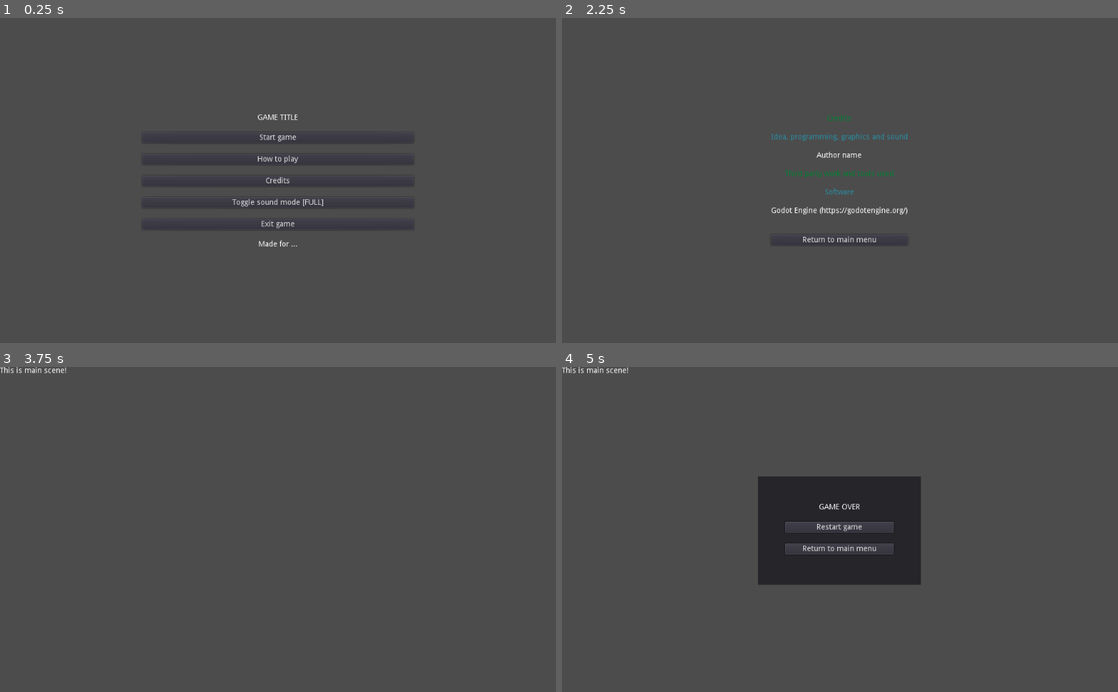
Above: before the commit, frames 1-4 (two rows, left to right).
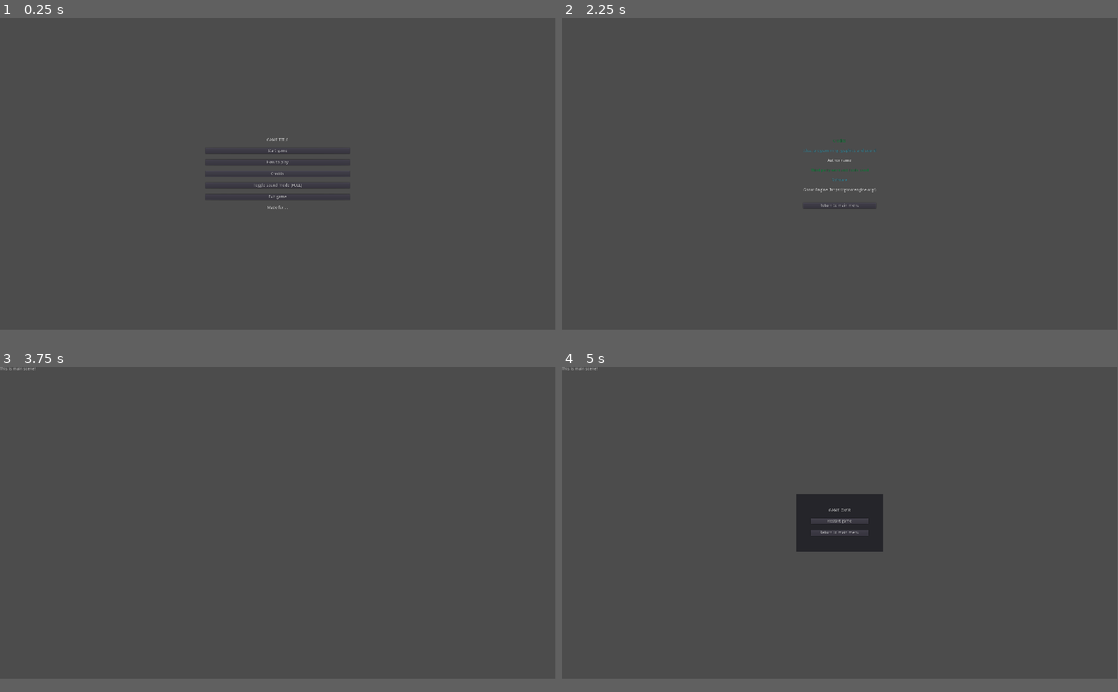
Above: after the commit, the same moments.

Repository: moisesjbc/island-jam-5
Game: Godot game, scene res://menus/main_menu/main_menu.tscn
Two runs of this game, one before a commit and one after it. Both use one fixed random seed, a clock stepped at 60 frames per second and the inputs below.
Inputs:
- Up to frame 1 (0.25 s): no input
- Up to frame 2 (2.25 s): click "How to play" at 0.5 s; click "Return to main menu" at 1.25 s; click "Credits" at 2 s
- Up to frame 3 (3.75 s): click "Return to main menu" at 2.75 s; click "Start game" at 3.5 s
- Up to frame 4 (5 s): tap Enter at 4.25 s; hold Up (ui_up) from 4.28 s (still down)
In our replay, the window is 800x468 before the commit and 799x449 after it. These sizes can differ from the game's own. Grey fills any space a smaller window leaves; there, only what the larger window draws over its background counts as a difference.

The runs differ from the first frame. In frame 1, 0.6% of the frame differs, in the area x 36-63%, y 29-71%; in frame 2, 0.9%; in frame 3, 0.1%; in frame 4, 7.5%, in the area x 0-65%, y 0-67%.

Commit message:
Resolution increased to 1920x1080

Diff:
--- a/godot-project/menus/credits_menu/credits_menu.tscn
+++ b/godot-project/menus/credits_menu/credits_menu.tscn
@@ -3,209 +3,70 @@
 [ext_resource path="res://menus/credits_menu/credits_menu.gd" type="Script" id=1]
 
 [node name="credits_menu" type="CanvasLayer"]
-
-layer = 1
-offset = Vector2( 0, 0 )
-rotation = 0.0
-scale = Vector2( 1, 1 )
-transform = Transform2D( 1, 0, 0, 1, 0, 0 )
 script = ExtResource( 1 )
 
-[node name="CenterContainer" type="CenterContainer" parent="." index="0"]
+[node name="CenterContainer" type="CenterContainer" parent="."]
+anchor_right = 1.0
+anchor_bottom = 1.0
 
-anchor_left = 0.0
-anchor_top = 0.0
-anchor_right = 0.0
-anchor_bottom = 0.0
-margin_right = 1022.0
-margin_bottom = 599.0
-rect_pivot_offset = Vector2( 0, 0 )
-rect_clip_content = false
-mouse_filter = 0
-mouse_default_cursor_shape = 0
-size_flags_horizontal = 1
-size_flags_vertical = 1
-use_top_left = false
+[node name="VBoxContainer" type="VBoxContainer" parent="CenterContainer"]
+margin_left = 834.0
+margin_top = 419.0
+margin_right = 1086.0
+margin_bottom = 660.0
+custom_constants/separation = 20
 
-[node name="VBoxContainer" type="VBoxContainer" parent="CenterContainer" index="0"]
-
-anchor_left = 0.0
-anchor_top = 0.0
-anchor_right = 0.0
-anchor_bottom = 0.0
-margin_left = 385.0
-margin_top = 179.0
-margin_right = 637.0
-margin_bottom = 420.0
-rect_pivot_offset = Vector2( 0, 0 )
-rect_clip_content = false
-mouse_filter = 1
-mouse_default_cursor_shape = 0
-size_flags_horizontal = 1
-size_flags_vertical = 1
-custom_constants/separation = 20
-alignment = 0
-_sections_unfolded = [ "custom_constants" ]
-
-[node name="title" type="Label" parent="CenterContainer/VBoxContainer" index="0"]
-
-anchor_left = 0.0
-anchor_top = 0.0
-anchor_right = 0.0
-anchor_bottom = 0.0
+[node name="title" type="Label" parent="CenterContainer/VBoxContainer"]
 margin_right = 252.0
 margin_bottom = 14.0
-rect_pivot_offset = Vector2( 0, 0 )
-rect_clip_content = false
-mouse_filter = 2
-mouse_default_cursor_shape = 0
-size_flags_horizontal = 1
-size_flags_vertical = 4
 custom_colors/font_color = Color( 0, 0.519531, 0.202942, 1 )
 text = "Credits"
 align = 1
-percent_visible = 1.0
-lines_skipped = 0
-max_lines_visible = -1
-_sections_unfolded = [ "custom_colors", "custom_fonts" ]
 
-[node name="own_work_title" type="Label" parent="CenterContainer/VBoxContainer" index="1"]
-
-anchor_left = 0.0
-anchor_top = 0.0
-anchor_right = 0.0
-anchor_bottom = 0.0
+[node name="own_work_title" type="Label" parent="CenterContainer/VBoxContainer"]
 margin_top = 34.0
 margin_right = 252.0
 margin_bottom = 48.0
-rect_pivot_offset = Vector2( 0, 0 )
-rect_clip_content = false
-mouse_filter = 2
-mouse_default_cursor_shape = 0
-size_flags_horizontal = 1
-size_flags_vertical = 4
 custom_colors/font_color = Color( 0.160784, 0.556863, 0.647059, 1 )
 text = "Idea, programming, graphics and sound"
 align = 1
-percent_visible = 1.0
-lines_skipped = 0
-max_lines_visible = -1
-_sections_unfolded = [ "Margin", "custom_colors", "custom_fonts" ]
 
-[node name="name_title" type="Label" parent="CenterContainer/VBoxContainer" index="2"]
-
-anchor_left = 0.0
-anchor_top = 0.0
-anchor_right = 0.0
-anchor_bottom = 0.0
+[node name="name_title" type="Label" parent="CenterContainer/VBoxContainer"]
 margin_top = 68.0
 margin_right = 252.0
 margin_bottom = 82.0
-rect_pivot_offset = Vector2( 0, 0 )
-rect_clip_content = false
-mouse_filter = 2
-mouse_default_cursor_shape = 0
-size_flags_horizontal = 1
-size_flags_vertical = 4
 text = "Author name"
 align = 1
-percent_visible = 1.0
-lines_skipped = 0
-max_lines_visible = -1
-_sections_unfolded = [ "Margin", "custom_fonts" ]
 
-[node name="third_party_work_title" type="Label" parent="CenterContainer/VBoxContainer" index="3"]
-
-anchor_left = 0.0
-anchor_top = 0.0
-anchor_right = 0.0
-anchor_bottom = 0.0
+[node name="third_party_work_title" type="Label" parent="CenterContainer/VBoxContainer"]
 margin_top = 102.0
 margin_right = 252.0
 margin_bottom = 116.0
-rect_pivot_offset = Vector2( 0, 0 )
-rect_clip_content = false
-mouse_filter = 2
-mouse_default_cursor_shape = 0
-size_flags_horizontal = 1
-size_flags_vertical = 4
 custom_colors/font_color = Color( 0, 0.519531, 0.202942, 1 )
 text = "Third party work and tools used"
 align = 1
-percent_visible = 1.0
-lines_skipped = 0
-max_lines_visible = -1
-_sections_unfolded = [ "custom_colors", "custom_fonts" ]
 
-[node name="software_title" type="Label" parent="CenterContainer/VBoxContainer" index="4"]
-
-anchor_left = 0.0
-anchor_top = 0.0
-anchor_right = 0.0
-anchor_bottom = 0.0
+[node name="software_title" type="Label" parent="CenterContainer/VBoxContainer"]
 margin_top = 136.0
 margin_right = 252.0
 margin_bottom = 150.0
-rect_pivot_offset = Vector2( 0, 0 )
-rect_clip_content = false
-mouse_filter = 2
-mouse_default_cursor_shape = 0
-size_flags_horizontal = 1
-size_flags_vertical = 4
 custom_colors/font_color = Color( 0.160784, 0.556863, 0.647059, 1 )
 text = "Software"
 align = 1
-percent_visible = 1.0
-lines_skipped = 0
-max_lines_visible = -1
-_sections_unfolded = [ "Margin", "custom_colors", "custom_fonts" ]
 
-[node name="software" type="Label" parent="CenterContainer/VBoxContainer" index="5"]
-
-anchor_left = 0.0
-anchor_top = 0.0
-anchor_right = 0.0
-anchor_bottom = 0.0
+[node name="software" type="Label" parent="CenterContainer/VBoxContainer"]
 margin_top = 170.0
 margin_right = 252.0
 margin_bottom = 201.0
-rect_pivot_offset = Vector2( 0, 0 )
-rect_clip_content = false
-mouse_filter = 2
-mouse_default_cursor_shape = 0
-size_flags_horizontal = 1
-size_flags_vertical = 4
 text = "Godot Engine (https://godotengine.org/)
 "
 align = 1
-percent_visible = 1.0
-lines_skipped = 0
-max_lines_visible = -1
-_sections_unfolded = [ "Margin", "custom_fonts" ]
 
-[node name="return_to_main_menu_button" type="Button" parent="CenterContainer/VBoxContainer" index="6"]
-
-anchor_left = 0.0
-anchor_top = 0.0
-anchor_right = 0.0
-anchor_bottom = 0.0
+[node name="return_to_main_menu_button" type="Button" parent="CenterContainer/VBoxContainer"]
 margin_top = 221.0
 margin_right = 252.0
 margin_bottom = 241.0
-rect_pivot_offset = Vector2( 0, 0 )
-rect_clip_content = false
-focus_mode = 2
-mouse_filter = 0
-mouse_default_cursor_shape = 0
-size_flags_horizontal = 1
 size_flags_vertical = 2
-toggle_mode = false
-enabled_focus_mode = 2
-shortcut = null
-group = null
 text = "Return to main menu"
-flat = false
-align = 1
-_sections_unfolded = [ "Size Flags", "custom_fonts" ]
 
 [connection signal="pressed" from="CenterContainer/VBoxContainer/return_to_main_menu_button" to="." method="_on_return_to_main_menu_button_pressed"]
--- a/godot-project/menus/game_over_menu/game_over_menu.tscn
+++ b/godot-project/menus/game_over_menu/game_over_menu.tscn
@@ -4,16 +4,15 @@
 
 [node name="game_over_menu" type="CenterContainer"]
 pause_mode = 2
-margin_top = 1.0
-margin_right = 1022.0
-margin_bottom = 603.0
+anchor_right = 1.0
+anchor_bottom = 1.0
 script = ExtResource( 1 )
 
 [node name="panel" type="Panel" parent="."]
-margin_left = 361.0
-margin_top = 201.0
-margin_right = 661.0
-margin_bottom = 401.0
+margin_left = 810.0
+margin_top = 440.0
+margin_right = 1110.0
+margin_bottom = 640.0
 rect_min_size = Vector2( 300, 200 )
 
 [node name="margin" type="MarginContainer" parent="panel"]
--- a/godot-project/menus/how_to_play_menu/how_to_play_menu.tscn
+++ b/godot-project/menus/how_to_play_menu/how_to_play_menu.tscn
@@ -3,186 +3,61 @@
 [ext_resource path="res://menus/credits_menu/credits_menu.gd" type="Script" id=1]
 
 [node name="how_to_play_menu" type="CanvasLayer"]
-
-layer = 1
-offset = Vector2( 0, 0 )
-rotation = 0.0
-scale = Vector2( 1, 1 )
-transform = Transform2D( 1, 0, 0, 1, 0, 0 )
 script = ExtResource( 1 )
 
-[node name="CenterContainer" type="CenterContainer" parent="." index="0"]
+[node name="CenterContainer" type="CenterContainer" parent="."]
+anchor_right = 1.0
+anchor_bottom = 1.0
 
-anchor_left = 0.0
-anchor_top = 0.0
-anchor_right = 0.0
-anchor_bottom = 0.0
-margin_left = 1.0
-margin_right = 1028.0
-margin_bottom = 602.0
-rect_pivot_offset = Vector2( 0, 0 )
-rect_clip_content = false
-mouse_filter = 0
-mouse_default_cursor_shape = 0
-size_flags_horizontal = 1
-size_flags_vertical = 1
-use_top_left = false
+[node name="VBoxContainer" type="VBoxContainer" parent="CenterContainer"]
+margin_left = 862.0
+margin_top = 457.0
+margin_right = 1057.0
+margin_bottom = 622.0
+custom_constants/separation = 15
 
-[node name="VBoxContainer" type="VBoxContainer" parent="CenterContainer" index="0"]
-
-anchor_left = 0.0
-anchor_top = 0.0
-anchor_right = 0.0
-anchor_bottom = 0.0
-margin_left = 348.0
-margin_top = 204.0
-margin_right = 679.0
-margin_bottom = 398.0
-rect_pivot_offset = Vector2( 0, 0 )
-rect_clip_content = false
-mouse_filter = 1
-mouse_default_cursor_shape = 0
-size_flags_horizontal = 1
-size_flags_vertical = 1
-custom_constants/separation = 15
-alignment = 0
-_sections_unfolded = [ "custom_constants" ]
-
-[node name="title" type="Label" parent="CenterContainer/VBoxContainer" index="0"]
-
-anchor_left = 0.0
-anchor_top = 0.0
-anchor_right = 0.0
-anchor_bottom = 0.0
-margin_right = 331.0
+[node name="title" type="Label" parent="CenterContainer/VBoxContainer"]
+margin_right = 195.0
 margin_bottom = 14.0
-rect_pivot_offset = Vector2( 0, 0 )
-rect_clip_content = false
-mouse_filter = 2
-mouse_default_cursor_shape = 0
-size_flags_horizontal = 1
-size_flags_vertical = 4
 custom_colors/font_color = Color( 0, 0.519531, 0.202942, 1 )
 text = "How to play"
 align = 1
-percent_visible = 1.0
-lines_skipped = 0
-max_lines_visible = -1
-_sections_unfolded = [ "custom_colors", "custom_fonts" ]
 
-[node name="about_title" type="Label" parent="CenterContainer/VBoxContainer" index="1"]
-
-anchor_left = 0.0
-anchor_top = 0.0
-anchor_right = 0.0
-anchor_bottom = 0.0
+[node name="about_title" type="Label" parent="CenterContainer/VBoxContainer"]
 margin_top = 29.0
-margin_right = 331.0
+margin_right = 195.0
 margin_bottom = 43.0
-rect_pivot_offset = Vector2( 0, 0 )
-rect_clip_content = false
-mouse_filter = 2
-mouse_default_cursor_shape = 0
-size_flags_horizontal = 1
-size_flags_vertical = 4
 custom_colors/font_color = Color( 0.164642, 0.557726, 0.648438, 1 )
 text = "About"
 align = 1
-percent_visible = 1.0
-lines_skipped = 0
-max_lines_visible = -1
-_sections_unfolded = [ "Margin", "custom_colors" ]
 
-[node name="about_text" type="Label" parent="CenterContainer/VBoxContainer" index="2"]
-
-anchor_left = 0.0
-anchor_top = 0.0
-anchor_right = 0.0
-anchor_bottom = 0.0
+[node name="about_text" type="Label" parent="CenterContainer/VBoxContainer"]
 margin_top = 58.0
-margin_right = 331.0
+margin_right = 195.0
 margin_bottom = 72.0
-rect_pivot_offset = Vector2( 0, 0 )
-rect_clip_content = false
-mouse_filter = 2
-mouse_default_cursor_shape = 0
-size_flags_horizontal = 1
-size_flags_vertical = 4
 text = "Awesome About description"
 align = 1
-percent_visible = 1.0
-lines_skipped = 0
-max_lines_visible = -1
-_sections_unfolded = [ "Margin", "custom_fonts" ]
 
-[node name="controls_title" type="Label" parent="CenterContainer/VBoxContainer" index="3"]
-
-anchor_left = 0.0
-anchor_top = 0.0
-anchor_right = 0.0
-anchor_bottom = 0.0
+[node name="controls_title" type="Label" parent="CenterContainer/VBoxContainer"]
 margin_top = 87.0
-margin_right = 331.0
+margin_right = 195.0
 margin_bottom = 101.0
-rect_pivot_offset = Vector2( 0, 0 )
-rect_clip_content = false
-mouse_filter = 2
-mouse_default_cursor_shape = 0
-size_flags_horizontal = 1
-size_flags_vertical = 4
 custom_colors/font_color = Color( 0.164642, 0.557726, 0.648438, 1 )
 text = "Controls"
 align = 1
-percent_visible = 1.0
-lines_skipped = 0
-max_lines_visible = -1
-_sections_unfolded = [ "Margin", "custom_colors" ]
 
-[node name="controls_text" type="Label" parent="CenterContainer/VBoxContainer" index="4"]
-
-anchor_left = 0.0
-anchor_top = 0.0
-anchor_right = 0.0
-anchor_bottom = 0.0
+[node name="controls_text" type="Label" parent="CenterContainer/VBoxContainer"]
 margin_top = 116.0
-margin_right = 331.0
+margin_right = 195.0
 margin_bottom = 130.0
-rect_pivot_offset = Vector2( 0, 0 )
-rect_clip_content = false
-mouse_filter = 2
-mouse_default_cursor_shape = 0
-size_flags_horizontal = 1
-size_flags_vertical = 4
 text = "Awesome controls description"
 align = 1
-percent_visible = 1.0
-lines_skipped = 0
-max_lines_visible = -1
-_sections_unfolded = [ "Margin", "custom_fonts" ]
 
-[node name="return_to_main_menu_button" type="Button" parent="CenterContainer/VBoxContainer" index="5"]
-
-anchor_left = 0.0
-anchor_top = 0.0
-anchor_right = 0.0
-anchor_bottom = 0.0
+[node name="return_to_main_menu_button" type="Button" parent="CenterContainer/VBoxContainer"]
 margin_top = 145.0
-margin_right = 331.0
+margin_right = 195.0
 margin_bottom = 165.0
-rect_pivot_offset = Vector2( 0, 0 )
-rect_clip_content = false
-focus_mode = 2
-mouse_filter = 0
-mouse_default_cursor_shape = 0
-size_flags_horizontal = 1
 size_flags_vertical = 2
-toggle_mode = false
-enabled_focus_mode = 2
-shortcut = null
-group = null
 text = "Return to main menu"
-flat = false
-align = 1
-_sections_unfolded = [ "Size Flags", "custom_fonts" ]
 
 [connection signal="pressed" from="CenterContainer/VBoxContainer/return_to_main_menu_button" to="." method="_on_return_to_main_menu_button_pressed"]
--- a/godot-project/menus/main_menu/main_menu.tscn
+++ b/godot-project/menus/main_menu/main_menu.tscn
@@ -7,14 +7,14 @@
 script = ExtResource( 1 )
 
 [node name="CenterContainer" type="CenterContainer" parent="."]
-margin_right = 1025.0
-margin_bottom = 602.0
+anchor_right = 1.0
+anchor_bottom = 1.0
 
 [node name="VBoxContainer" type="VBoxContainer" parent="CenterContainer"]
-margin_left = 262.0
-margin_top = 177.0
-margin_right = 762.0
-margin_bottom = 425.0
+margin_left = 710.0
+margin_top = 416.0
+margin_right = 1210.0
+margin_bottom = 664.0
 custom_constants/separation = 20
 
 [node name="HBoxContainer" type="CenterContainer" parent="CenterContainer/VBoxContainer"]
--- a/godot-project/menus/pause_menu/pause_menu.tscn
+++ b/godot-project/menus/pause_menu/pause_menu.tscn
@@ -4,16 +4,15 @@
 
 [node name="pause_menu" type="CenterContainer"]
 pause_mode = 2
-margin_top = 1.0
-margin_right = 1022.0
-margin_bottom = 603.0
+anchor_right = 1.0
+anchor_bottom = 1.0
 script = ExtResource( 1 )
 
 [node name="panel" type="Panel" parent="."]
-margin_left = 361.0
-margin_top = 201.0
-margin_right = 661.0
-margin_bottom = 401.0
+margin_left = 810.0
+margin_top = 440.0
+margin_right = 1110.0
+margin_bottom = 640.0
 rect_min_size = Vector2( 300, 200 )
 
 [node name="margin" type="MarginContainer" parent="panel"]
--- a/godot-project/project.godot
+++ b/godot-project/project.godot
@@ -27,6 +27,11 @@
 
 settings/fps/force_fps=60
 
+[display]
+
+window/size/width=1920
+window/size/height=1080
+
 [input]
 
 ui_pause={
